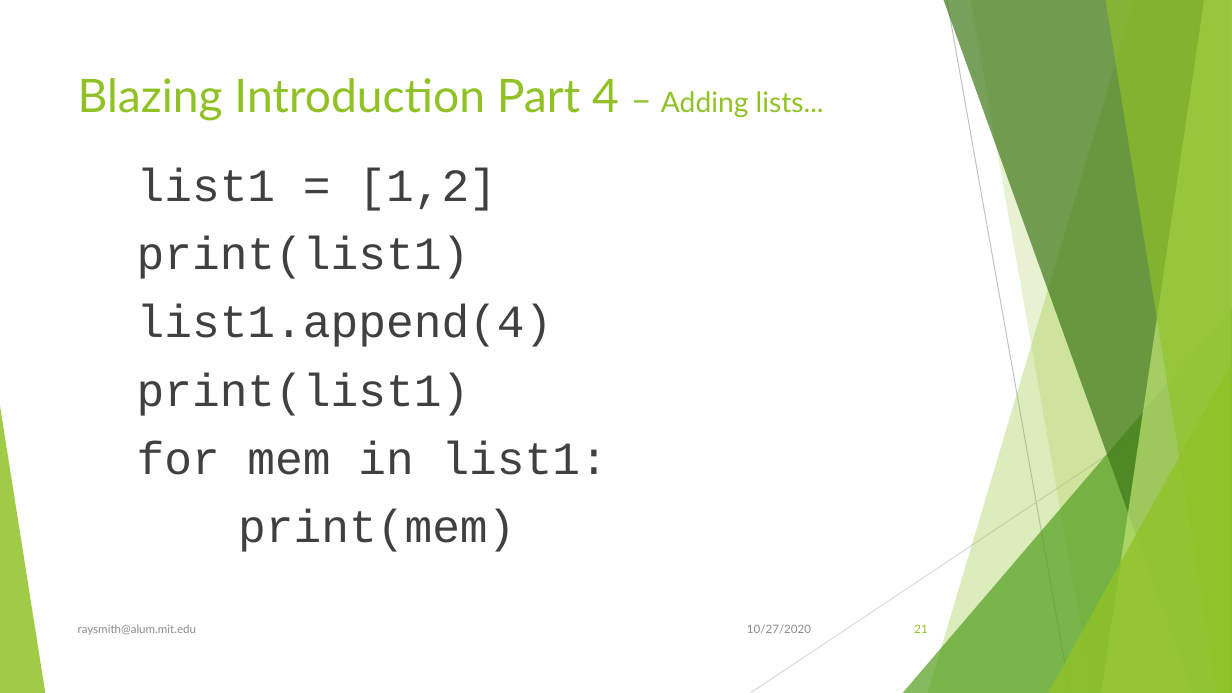
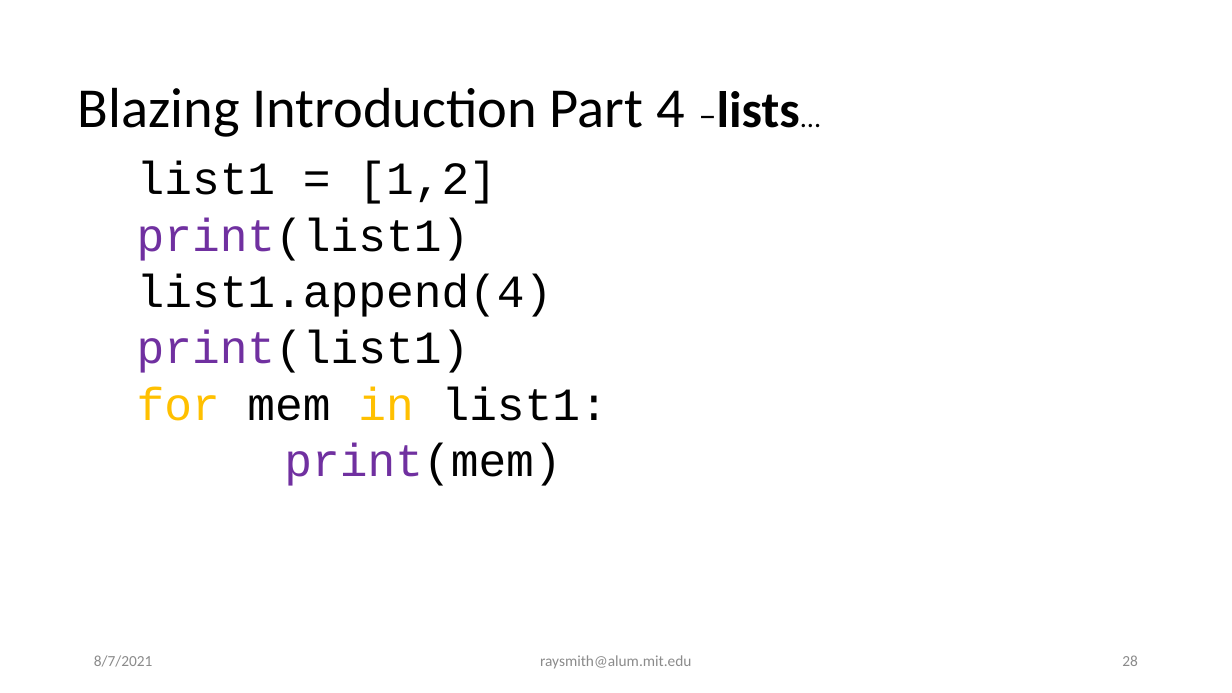
Before and after one commit to raysmith619/Introduction-To-Programming, a slide deck: slide 28 of Docs/Introduction to Proramming Using Python.pptx (slide 21 before the commit). Drawn at 1232x693 pixels with LibreOffice and Linux fonts; fonts in the diff are those of the drawing. Boxes give left, top, right and bottom in pixels: in the first picture for what was removed or moved away, otherwise in the second. Text is boxed around its words. In the diff, an @@ line names an element or a change of style, - is before the commit and + after.

```diff
--- a/Docs/Introduction to Proramming Using Python.pptx
+++ b/Docs/Introduction to Proramming Using Python.pptx
@@ title "Blazing Introduction Part 4 –lists..." at (78, 87, 800, 137): vertical alignment top to middle @@
@@ title at (78, 87, 800, 137): text changed; size 36 to 44 pt; font Lato to Calibri; text colour #90C226 to #000000 @@
-Blazing Introduction Part 4 – Adding lists...
+Blazing Introduction Part 4 –lists...
@@ text "list1 = [1,2]" at (137, 162, 608, 486): text colour #404040 to #000000 in "list1 = [1,2]", "print(list1)", "list1.append(4)", "print(list1)" and 2 more places; text colour #404040 to #7030A0 in "print(list1)", "print(list1)", "print(mem)"; text colour #404040 to #FFC000 in "for in"; line spacing 1 to 0.9; less space between paragraphs @@
@@ group removed at (0, 0, 1232, 693): 5 freeform shapes, 3 triangles, 2 lines @@
@@ text removed at (747, 624, 811, 633) @@
-10/27/2020
@@ page number removed at (914, 624, 927, 633) @@
-21
@@ text added at (94, 655, 153, 667), 12 pt, text #8C8C8C @@
+8/7/2021
@@ text "raysmith@alum.mit.edu": place and size @@
-text "raysmith@alum.mit.edu" at (78, 624, 196, 635)
+text "raysmith@alum.mit.edu" at (540, 655, 691, 669)
@@ text "raysmith@alum.mit.edu" at (540, 655, 691, 669): size 9 to 12 pt, font Lato to Calibri; alignment left to centre @@
@@ page number added at (1122, 655, 1138, 666), 12 pt, text #8C8C8C @@
+28
```
Also in this commit, not shown: 122 other slides changed, 19 slides added, 7 slides removed, 17 other files.
